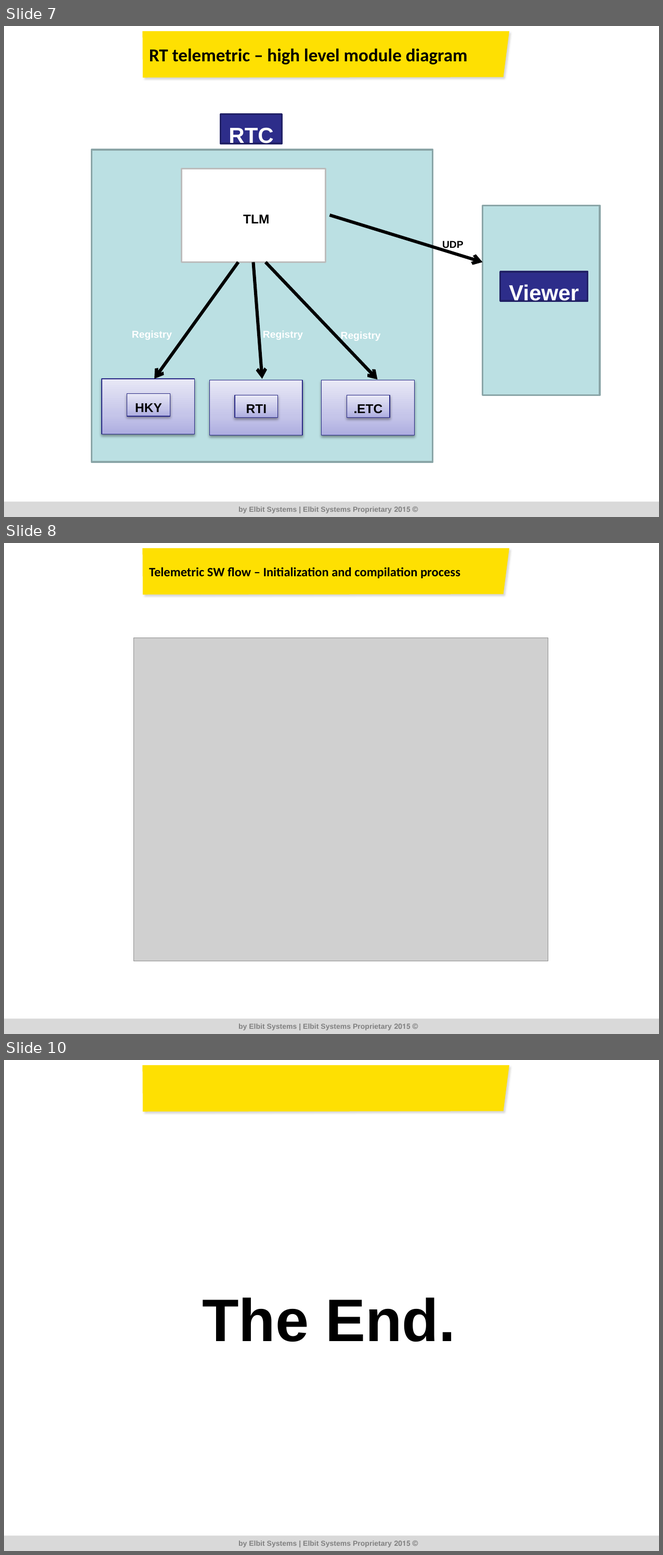
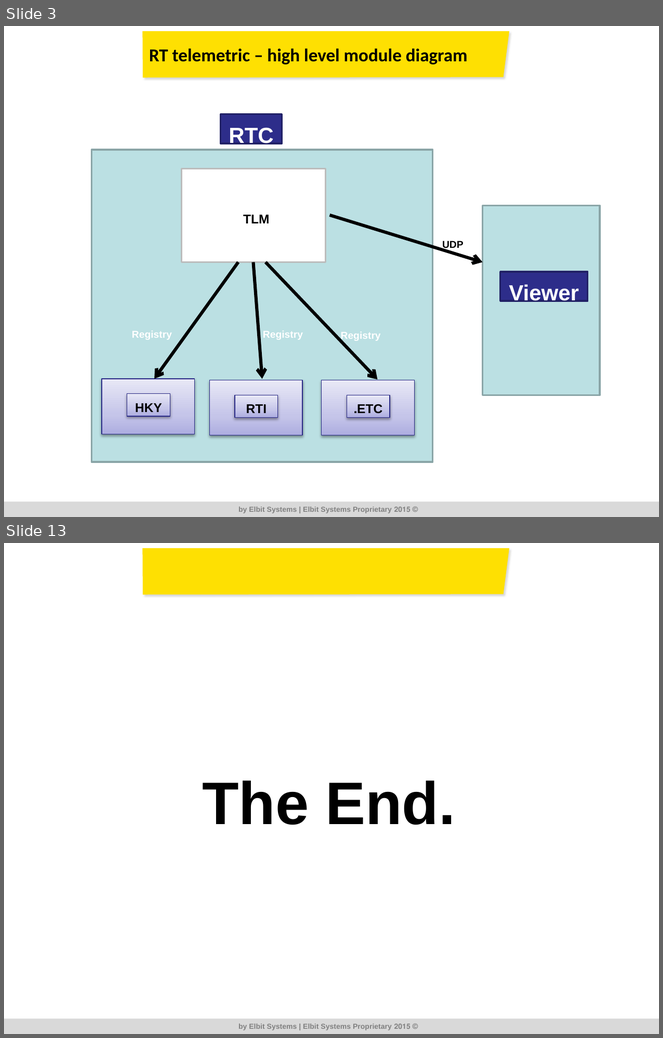
Before and after one commit to RoeeZinoueCommIT/Elbit_Telemetric, a slide deck: DR/Ver_1_002/ALPstar_TLM_DR_1_002.pptx. Shown one above the other, each under a label of ours: slides 7, 8 and 10 before the commit, slides 3 and 13 after it; the slides between them are not shown. The pictures are 663x1555 and 663x1038 pixels, drawn with LibreOffice and Linux fonts; fonts in the diff are those of the drawing; grey boxes stand for pictures; background and template pictures are left out. Boxes give left, top, right and bottom in pixels: in the first picture for what was removed or moved away, otherwise in the second. Text is boxed around its words. In the diff, an @@ line names an element or a change of style, - is before the commit and + after.

```diff
--- a/DR/Ver_1_002/ALPstar_TLM_DR_1_002.pptx
+++ b/DR/Ver_1_002/ALPstar_TLM_DR_1_002.pptx
@@ slide 8 removed at bbox=[4, 543, 659, 1034], background #FFFFFF at 68% opacity; not listed: 4 template elements that a slide beside it also shows @@
@@ title removed at bbox=[149, 567, 461, 578] @@
-Telemetric SW flow – Initialization and compilation process
@@ picture removed at bbox=[133, 638, 548, 962] @@
@@ what was slide 7 is now slide 3 @@
@@ what was slide 10 is now slide 13 @@
```
Also in this commit, not shown: 4 slides changed, 5 slides added, 1 other slide removed, 43 other files.
